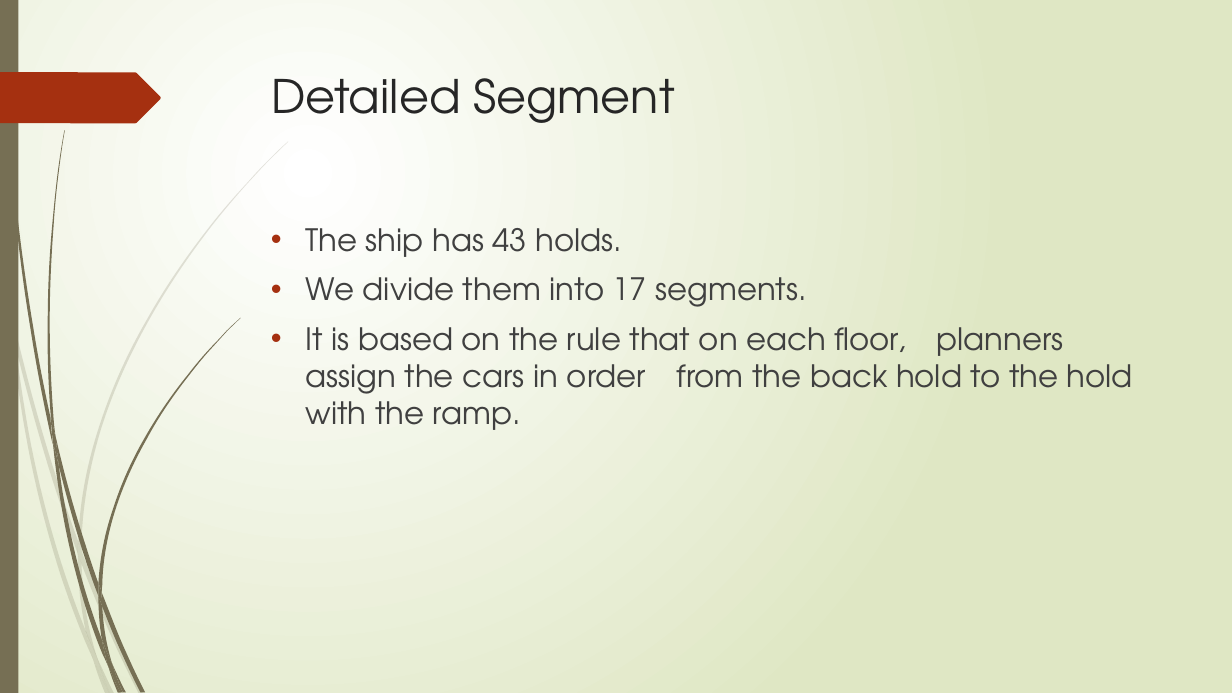
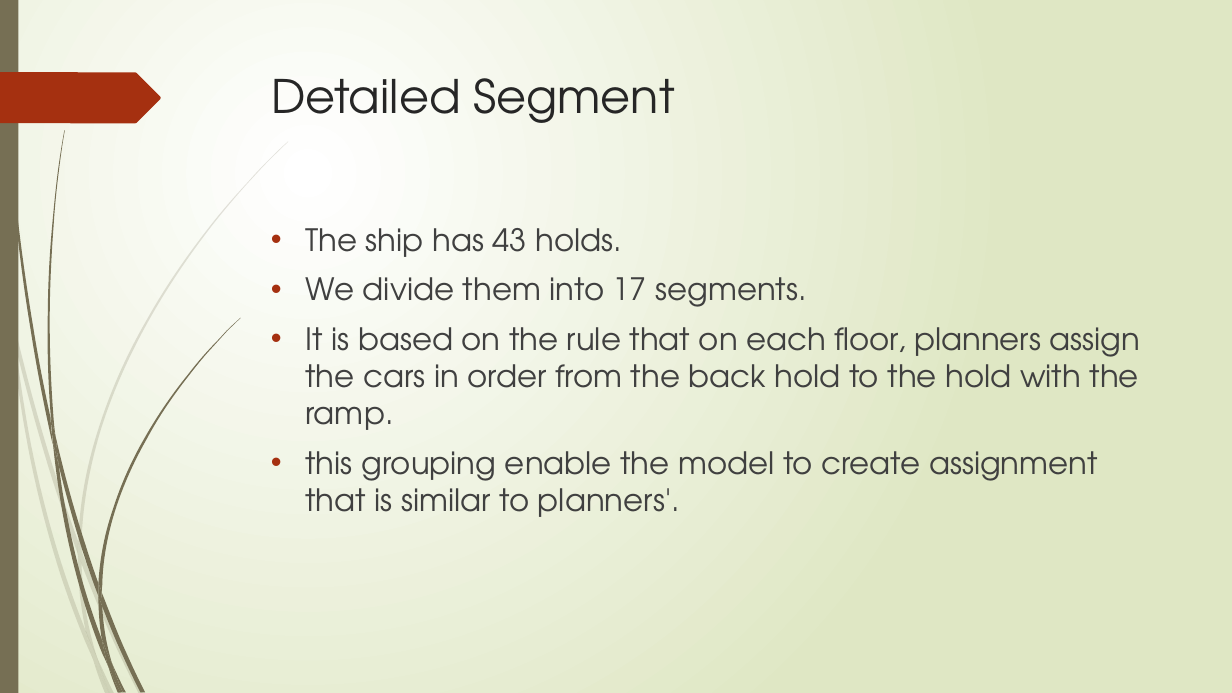
Before and after one commit to r-kurosu/kline_new, a slide deck: slide 30 of 竹田_合同研究会.pptx. Drawn at 1232x693 pixels with LibreOffice and Linux fonts; fonts in the diff are those of the drawing. Boxes give left, top, right and bottom in pixels: in the first picture for what was removed or moved away, otherwise in the second. Text is boxed around its words. In the diff, an @@ line names an element or a change of style, - is before the commit and + after.

```diff
--- a/竹田_合同研究会.pptx
+++ b/竹田_合同研究会.pptx
@@ text at (306,451,1098,517): paragraph added @@
+• this grouping enable the model to create assignment that is similar to planners'.
```
Also in this commit, not shown: 7 other files.
